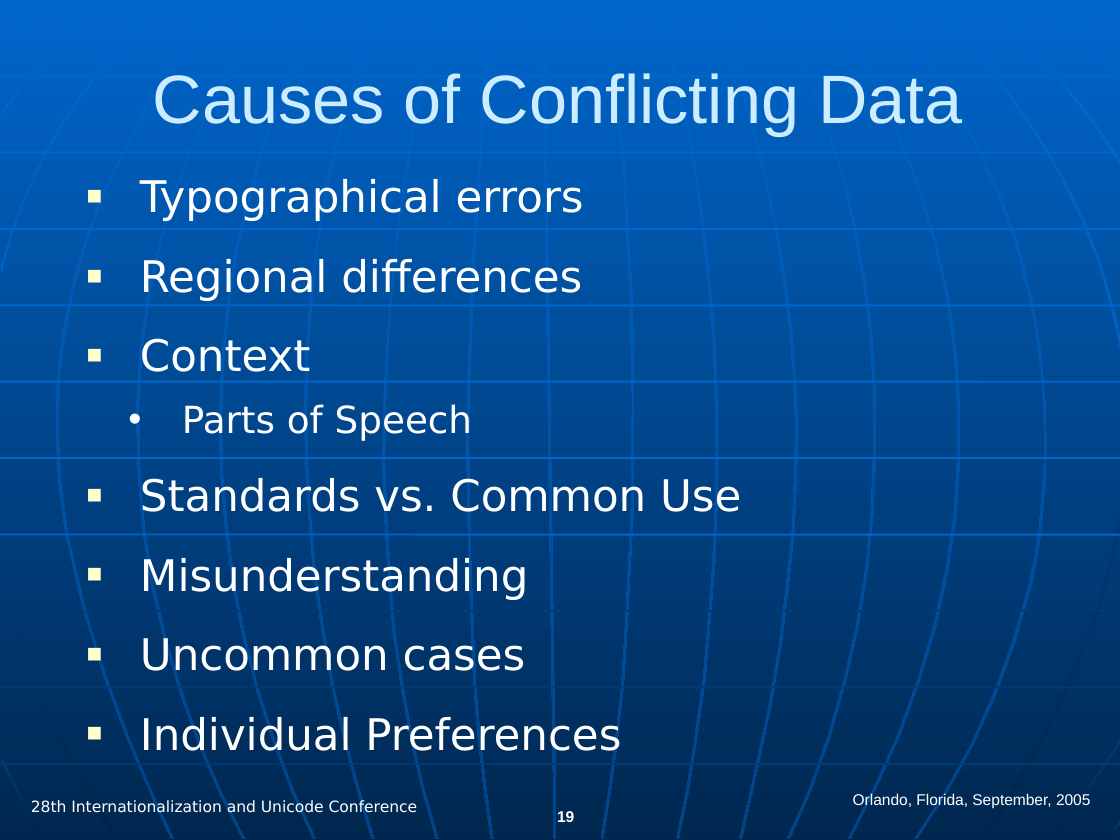
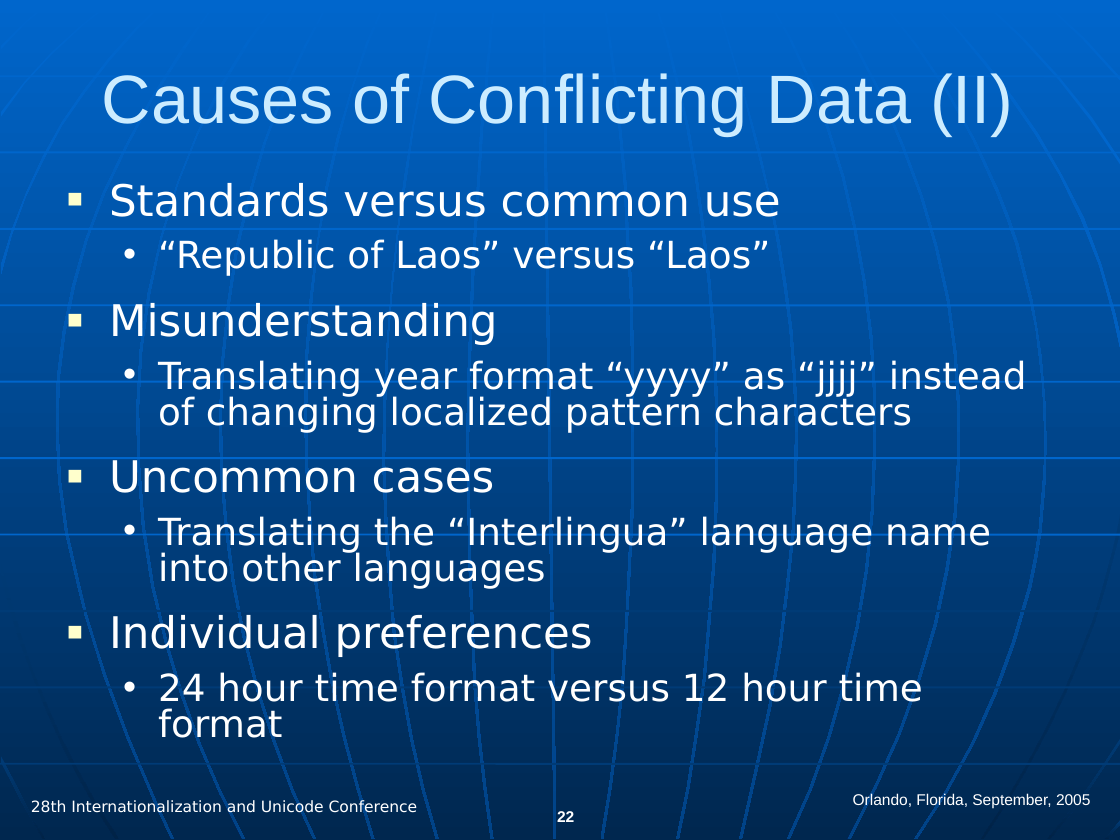
Before and after one commit to hanikesn/cldr, a slide deck: slide 22 of docs/presentations/cldr_overview.ppt (slide 19 before the commit). Drawn at 1120x840 pixels with LibreOffice and Linux fonts; fonts in the diff are those of the drawing. Boxes give left, top, right and bottom in pixels: in the first picture for what was removed or moved away, otherwise in the second. Text is boxed around its words. In the diff, an @@ line names an element or a change of style, - is before the commit and + after.

```diff
--- a/docs/presentations/cldr_overview.ppt
+++ b/docs/presentations/cldr_overview.ppt
@@ title at [102, 73, 1013, 136]: text changed @@
-Causes of Conflicting Data
+Causes of Conflicting Data (II)
@@ text "Standards versus common use" at [109, 183, 1027, 745]: vertical alignment middle to top @@
@@ text at [109, 183, 781, 276]: text changed; size 28 to 24 pt @@
-■ Typographical errors
-■ Regional differences
-■ Context
-  • Parts of Speech
-■ Standards vs. Common Use
+■ Standards versus common use
+  • “Republic of Laos” versus “Laos”
@@ text at [109, 303, 497, 493]: indent changed; line spacing 1 to 0.8 @@
@@ text at [158, 360, 1027, 432]: paragraph added @@
+  • Translating year format “yyyy” as “jjjj” instead of changing localized pattern characters
@@ text at [109, 515, 991, 745]: text changed; size 28 to 24 pt @@
-■ Individual Preferences
+  • Translating the “Interlingua” language name into other languages
+■ Individual preferences
+  • 24 hour time format versus 12 hour time format
@@ page number at [557, 811, 574, 822]: text changed @@
-19
+22
```
Also in this commit, not shown: 15 other slides changed, 2 slides added, 6 slides removed.
